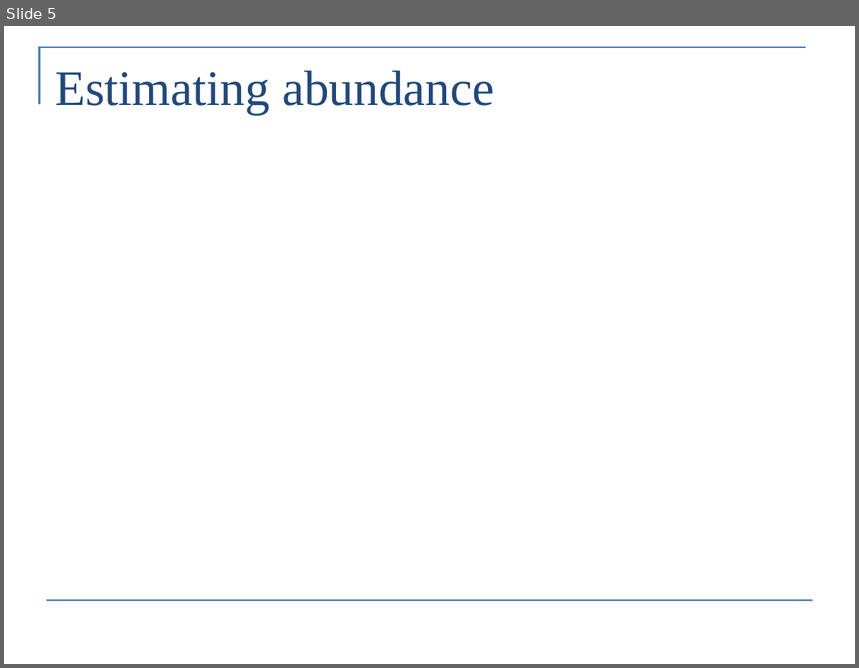
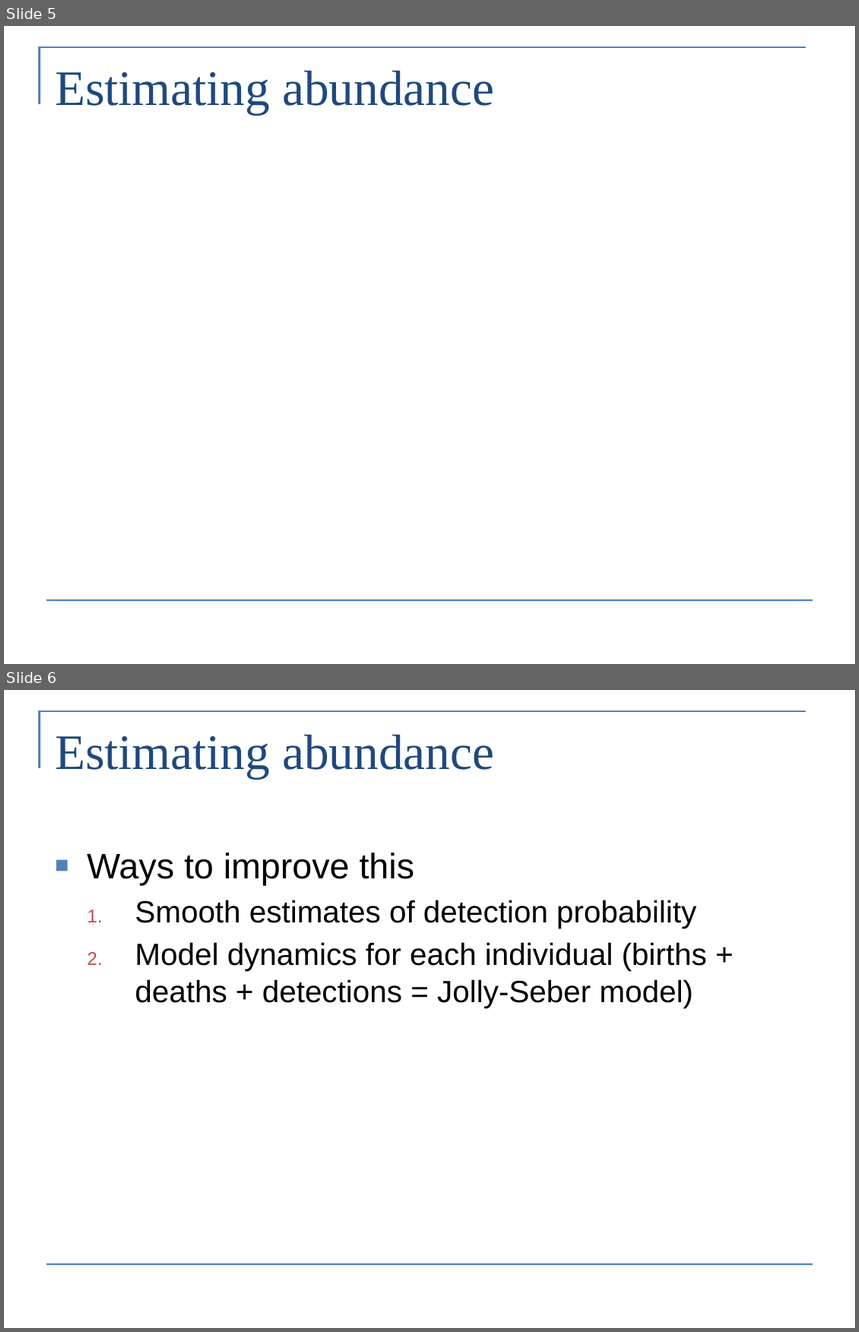
Before and after one commit to James-Thorson/2016_class_CMR, a slide deck: 3-4 -- Multi-state and abundance estimation/Morning/3-4 morning -- abundance estimation in tag-resighting models.pptx. Shown one above the other, each under a label of ours: slide 5 before the commit, slides 5 and 6 after it. The pictures are 859x668 and 859x1332 pixels, drawn with LibreOffice and Linux fonts; fonts in the diff are those of the drawing; grey boxes stand for pictures. Boxes give left, top, right and bottom in pixels: in the first picture for what was removed or moved away, otherwise in the second. Text is boxed around its words. In the diff, an @@ line names an element or a change of style, - is before the commit and + after.

Commit message:
small improvements to 3.4 morning

```diff
--- a/3-4 -- Multi-state and abundance estimation/Morning/3-4 morning -- abundance estimation in tag-resighting models.pptx
+++ b/3-4 -- Multi-state and abundance estimation/Morning/3-4 morning -- abundance estimation in tag-resighting models.pptx
@@ slide 6 added at (4, 690, 855, 1328), background #FFFFFF; not listed: 2 template elements that a slide beside it also shows @@
@@ title added at (55, 734, 494, 779), 42 pt, text #1F497D @@
+Estimating abundance
@@ text added at (87, 853, 707, 1008), 26 pt, text #000000 @@
+■ Ways to improve this
+  1. Smooth estimates of detection probability
+  2. Model dynamics for each individual (births + deaths + detections = Jolly-Seber model)
```
Also in this commit, not shown: 1 other file.
